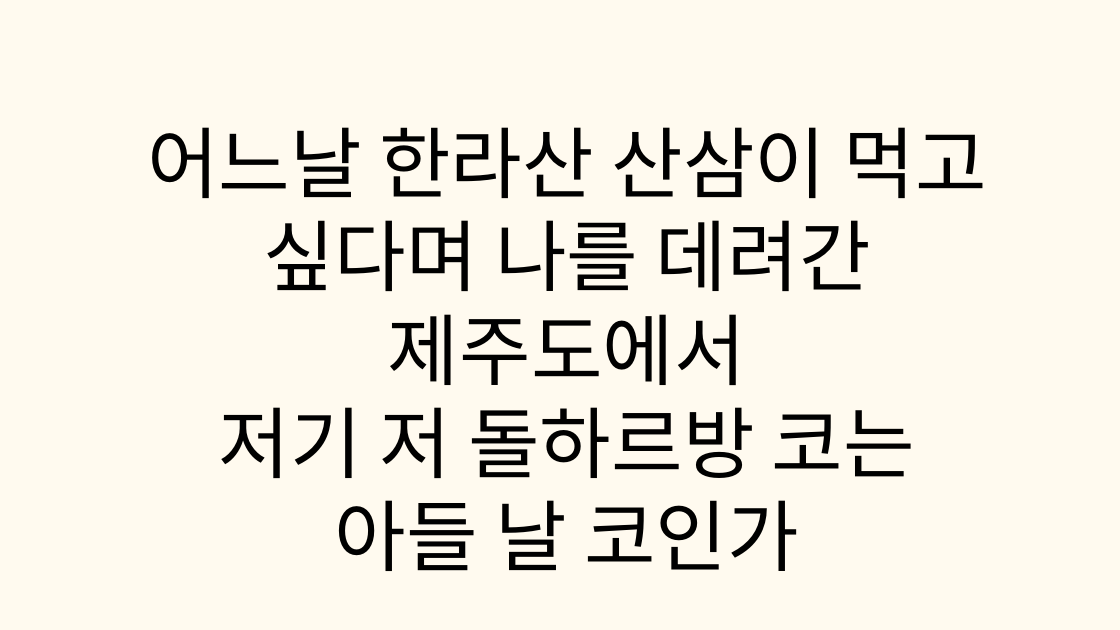
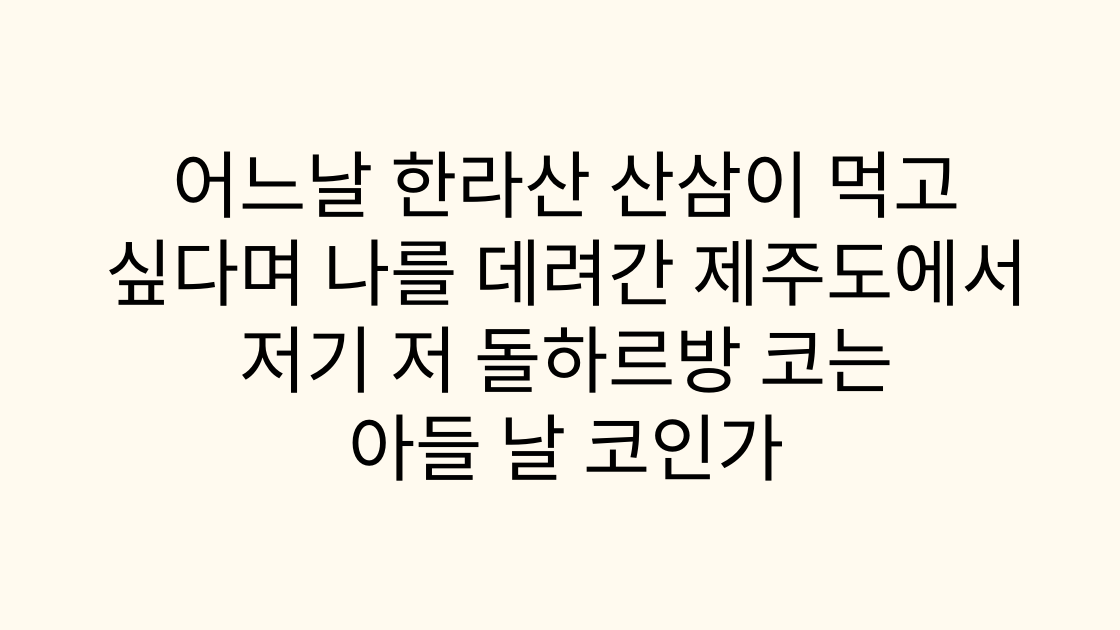
Before and after one commit to tkdgns25300/sunday_play, a slide deck: slide 16 of public/downloads/games/tongue-twister/rules.pptx (slide 15 before the commit). Drawn at 1120x630 pixels with LibreOffice and Linux fonts; fonts in the diff are those of the drawing. Boxes give left, top, right and bottom in pixels: in the first picture for what was removed or moved away, otherwise in the second. Text is boxed around its words. In the diff, an @@ line names an element or a change of style, - is before the commit and + after.

```diff
--- a/public/downloads/games/tongue-twister/rules.pptx
+++ b/public/downloads/games/tongue-twister/rules.pptx
@@ text "어느날 한라산 산삼이 먹고 싶다며 ...": place and size @@
-text "어느날 한라산 산삼이 먹고 싶다며 ..." at (147,127,987,571)
+text "어느날 한라산 산삼이 먹고 싶다며 ..." at (105,151,1028,481)
@@ text "어느날 한라산 산삼이 먹고 싶다며 ..." at (105,151,1028,481): size 100 to 94 pt, font Arial to Noto Sans CJK KR; line spacing 120pt to 112.8pt @@
```
Also in this commit, not shown: 17 other slides changed, 3 slides added, 2 slides removed, 3 other files.
